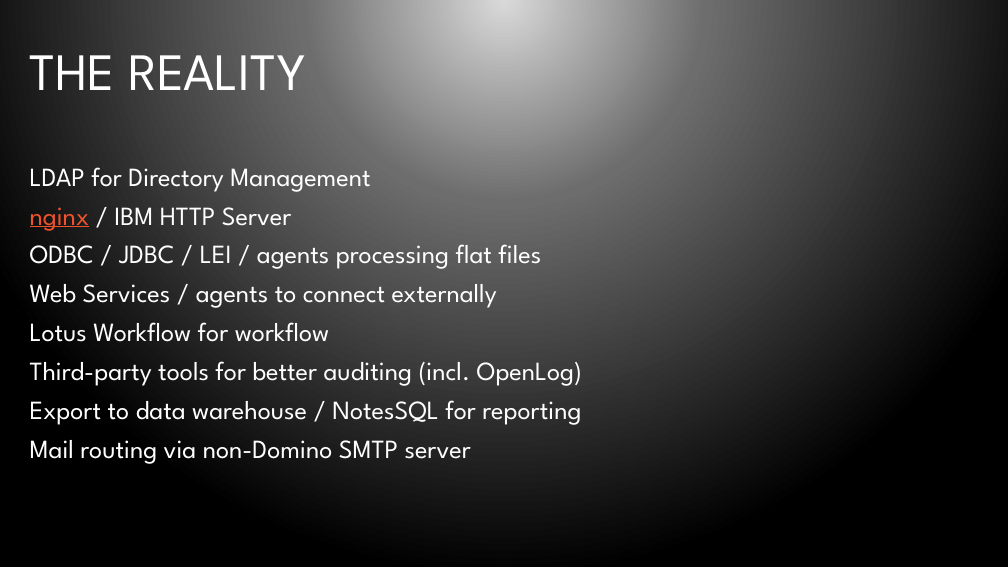
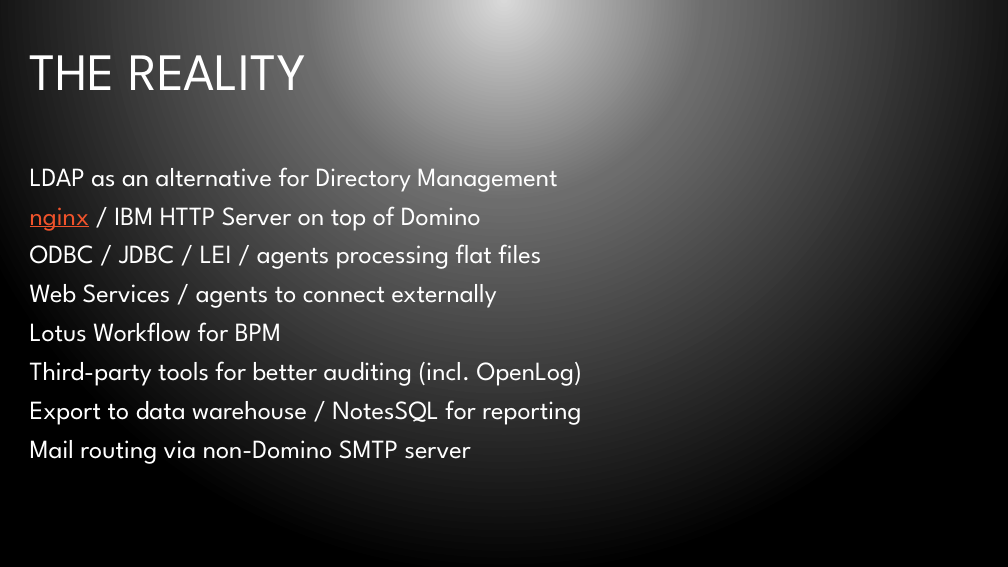
Before and after one commit to bleedingcode/domino-js-masterclass, a slide deck: slide 8 of presentation/8598 Domino and JS.pptx. Drawn at 1008x567 pixels with LibreOffice and Linux fonts; fonts in the diff are those of the drawing; background and template pictures are left out. Boxes give left, top, right and bottom in pixels: in the first picture for what was removed or moved away, otherwise in the second. Text is boxed around its words. In the diff, an @@ line names an element or a change of style, - is before the commit and + after.

```diff
--- a/presentation/8598 Domino and JS.pptx
+++ b/presentation/8598 Domino and JS.pptx
@@ text at <box>30,167,557,231</box>: text changed @@
-LDAP for Directory Management
-nginx / IBM HTTP Server
+LDAP as an alternative for Directory Management
+nginx / IBM HTTP Server on top of Domino
@@ text at <box>30,322,281,342</box>: text changed @@
-Lotus Workflow for workflow
+Lotus Workflow for BPM
```
Also in this commit, not shown: 13 other slides changed, 1 slide added.
